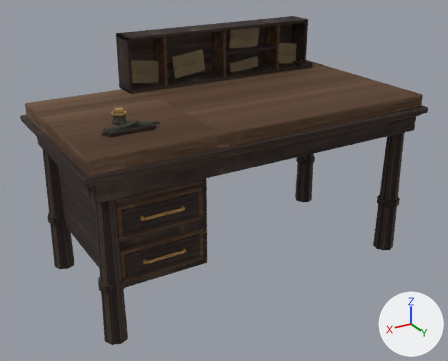
What one commit did to the glTF model assets/models/office_furniture_v1/desk_static.glb.
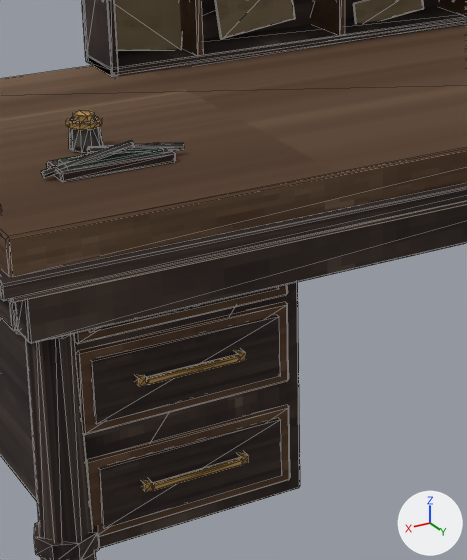
Old and new are each drawn whole from a 50 mm camera at (1.319, 2.161, 1.462) aimed at (0.037, 0.025, 0.394) and again close up on the part from 19% to 62% of the width and 17% to 81% of the height. Lighting does not change. The marker at lower right points along +X, +Y and +Z. The older version's two pictures come first. The close-ups show mesh edges as thin lines. Vertices at exactly the same position are counted once.

Objects in the first close-up: 'desk_static'.
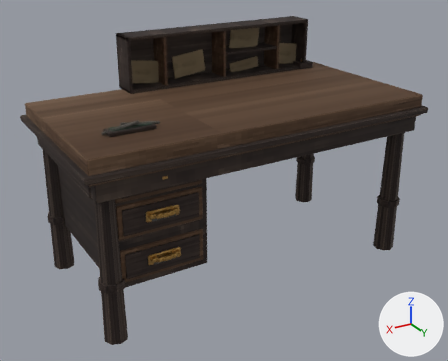
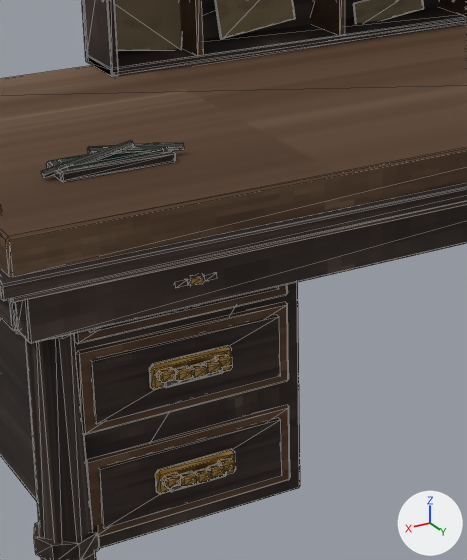
Location of each change, (x1, y1, x2, y2) in pixels of the close-ups (467 x 560 px; the box of a moved part takes in the faces that stretch with it):
'desk_static', recoloured, reshaped
    both: (0, 0, 467, 560)
part 1 of me_cube_001, moved or reshaped
    before: (152, 458, 243, 490)
    after: (162, 473, 180, 489)
part 2 of me_cube_001, moved or reshaped
    before: (146, 354, 240, 385)
    after: (213, 353, 232, 368)
part 3 of me_cube_001, added
    after: (203, 359, 222, 375)
part 4 of me_cube_001, added
    after: (189, 363, 208, 379)
part 5 of me_cube_001, added
    after: (175, 366, 192, 382)
part 6 of me_cube_001, added
    after: (157, 367, 175, 383)
part 7 of me_cube_001, added
    after: (190, 276, 204, 286)
part 8 of me_cube_001, added
    after: (170, 472, 226, 493)
part 9 of me_cube_001, added
    after: (164, 368, 223, 388)
part 10 of me_cube_001, deleted
    before: (73, 110, 95, 122)
part 11 of me_cube_001, deleted
    before: (142, 480, 153, 492)
part 12 of me_cube_001, moved or reshaped
    before: (66, 115, 248, 464)
    after: (149, 345, 236, 495)

What changed in the scene script:
```text
Change mat_dw_furniture_mid_wood:
    where n0 = _N.new('ShaderNodeBsdfPrincipled'); n0.name = 'Principled BSDF'
    n0.inputs[2].default_value: 0.9 -> 0.83  # 'Roughness'
    add n3 = _N.new('ShaderNodeMix'); n3.name = 'Mix'
    add n3.data_type = 'RGBA'
    add n3.blend_type = 'MULTIPLY'
    add n3.inputs[0].default_value = 1.0  # 'Factor'
    add n4 = _N.new('ShaderNodeVertexColor'); n4.name = 'Color Attribute'
    where n2 = _N.new('ShaderNodeTexImage'); n2.name = 'Image Texture'
    remove _L.new(n2.outputs[0], n0.inputs[0])  # 'Color' to 'Base Color'
    add _L.new(n3.outputs[2], n0.inputs[0])  # 'Result' to 'Base Color'
    add _L.new(n4.outputs[0], n3.inputs[7])  # 'Color' to 'B'
    add _L.new(n2.outputs[0], n3.inputs[6])  # 'Color' to 'A'
Change mat_dw_furniture_brass:
    remove # nodes: BsdfPrincipled, OutputMaterial, TexImage
    nodes: BsdfPrincipled, Mix, OutputMaterial, TexImage, VertexColor
Change mat_dw_furniture_paper:
    where n0 = _N.new('ShaderNodeBsdfPrincipled'); n0.name = 'Principled BSDF'
    n0.inputs[2].default_value: 0.9 -> 0.83  # 'Roughness'
    add n3 = _N.new('ShaderNodeMix'); n3.name = 'Mix'
    add n3.data_type = 'RGBA'
    add n3.blend_type = 'MULTIPLY'
    add n3.inputs[0].default_value = 1.0  # 'Factor'
    add n4 = _N.new('ShaderNodeVertexColor'); n4.name = 'Color Attribute'
    where n2 = _N.new('ShaderNodeTexImage'); n2.name = 'Image Texture'
    remove _L.new(n2.outputs[0], n0.inputs[0])  # 'Color' to 'Base Color'
    add _L.new(n3.outputs[2], n0.inputs[0])  # 'Result' to 'Base Color'
    add _L.new(n4.outputs[0], n3.inputs[7])  # 'Color' to 'B'
    add _L.new(n2.outputs[0], n3.inputs[6])  # 'Color' to 'A'
Change me_cube_001:
    remove me_cube_001.from_pydata(...)  # 1136 vertices, 2036 faces; spans x -0.77..0.77, y -0.4..0.4, z 0.0..0.99
    add me_cube_001.from_pydata(...)  # 1440 vertices, 2608 faces; spans x -0.77..0.77, y -0.4..0.4, z 0.0..0.99
    me_cube_001 part 1: the loose piece of 24 vertices spanning x 0.4..0.56, y 0.34..0.35, z 0.3..0.31 is scaled about its middle by (0.147, 1.74, 1.62), then moved by (0.04, 0.01, 0.0)
    me_cube_001 part 2: the loose piece of 24 vertices spanning x 0.4..0.56, y 0.34..0.35, z 0.47..0.48 is scaled about its middle by (0.147, 1.74, 1.62), then moved by (-0.04, 0.01, 0.0)
    me_cube_001 part 3: the loose piece of 24 vertices spanning x 0.4..0.56, y 0.34..0.35, z 0.47..0.48 is copied, and the copy is scaled about its middle by (0.147, 1.74, 1.62), then moved by (-0.02, 0.01, 0.0); it spans x 0.44..0.47, y 0.35..0.37, z 0.48..0.49
    me_cube_001 part 4: the loose piece of 24 vertices spanning x 0.4..0.56, y 0.34..0.35, z 0.47..0.48 is copied, and the copy is scaled about its middle by (0.147, 1.74, 1.62), then moved by (0.0, 0.02, 0.0); it spans x 0.47..0.49, y 0.35..0.37, z 0.48..0.49
    me_cube_001 part 5: the loose piece of 24 vertices spanning x 0.4..0.56, y 0.34..0.35, z 0.47..0.48 is copied, and the copy is scaled about its middle by (0.147, 1.74, 1.62), then moved by (0.02, 0.01, 0.0); it spans x 0.49..0.52, y 0.35..0.37, z 0.48..0.49
    me_cube_001 part 6: the loose piece of 24 vertices spanning x 0.4..0.56, y 0.34..0.35, z 0.47..0.48 is copied, and the copy is scaled about its middle by (0.147, 1.74, 1.62), then moved by (0.04, 0.01, 0.0); it spans x 0.51..0.54, y 0.34..0.36, z 0.48..0.49
    me_cube_001 part 7: the loose piece of 24 vertices spanning x 0.4..0.56, y 0.34..0.35, z 0.62..0.63 is copied, and the copy is scaled about its middle by (0.147, 1.74, 1.62), then moved by (0.0, 0.02, 0.0); it spans x 0.47..0.49, y 0.35..0.37, z 0.62..0.64
    me_cube_001 part 8: a new loose piece of 16 vertices spanning x 0.43..0.53, y 0.34..0.35, z 0.29..0.3, in mat_dw_furniture_iron
    me_cube_001 part 9: a new loose piece of 16 vertices spanning x 0.43..0.53, y 0.34..0.35, z 0.46..0.48, in mat_dw_furniture_iron
    me_cube_001 part 10: the loose piece of 16 vertices spanning x 0.5..0.54, y 0.06..0.1, z 0.79..0.81 is deleted
    me_cube_001 part 11: the loose piece of 8 vertices spanning x 0.55..0.57, y 0.33..0.34, z 0.3..0.31 is deleted
    me_cube_001 part 12: 39 vertices moved from x 0.39..0.57, y 0.05..0.35, z 0.3..0.8 to x 0.41..0.54, y 0.33..0.37, z 0.29..0.63; 57 vertices removed from x 0.39..0.57, y 0.05..0.34, z 0.3..0.8; 153 vertices added at x 0.41..0.55, y 0.33..0.37, z 0.28..0.64
    other edits to the shape of me_cube_001 do not show in these pictures
```
